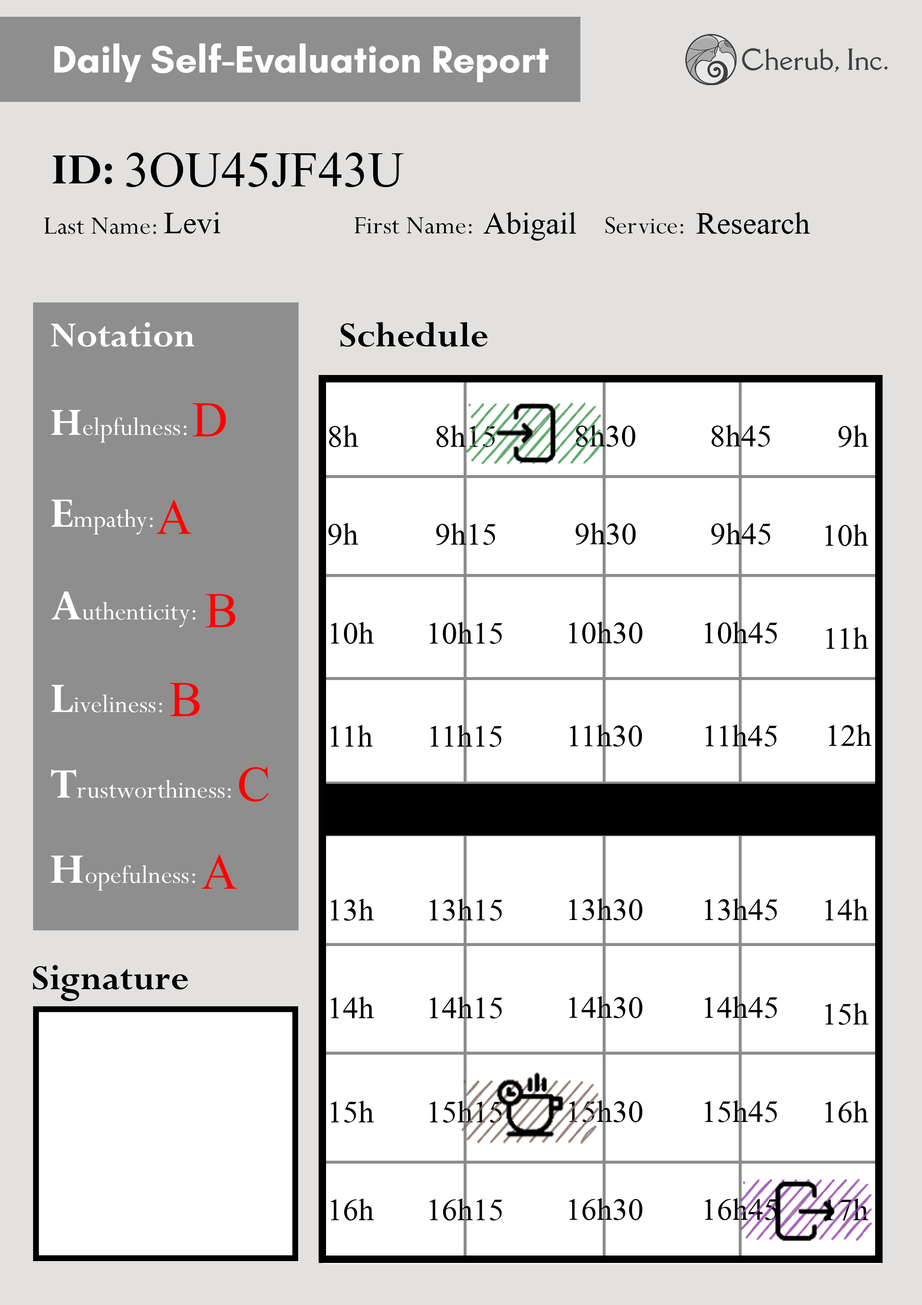
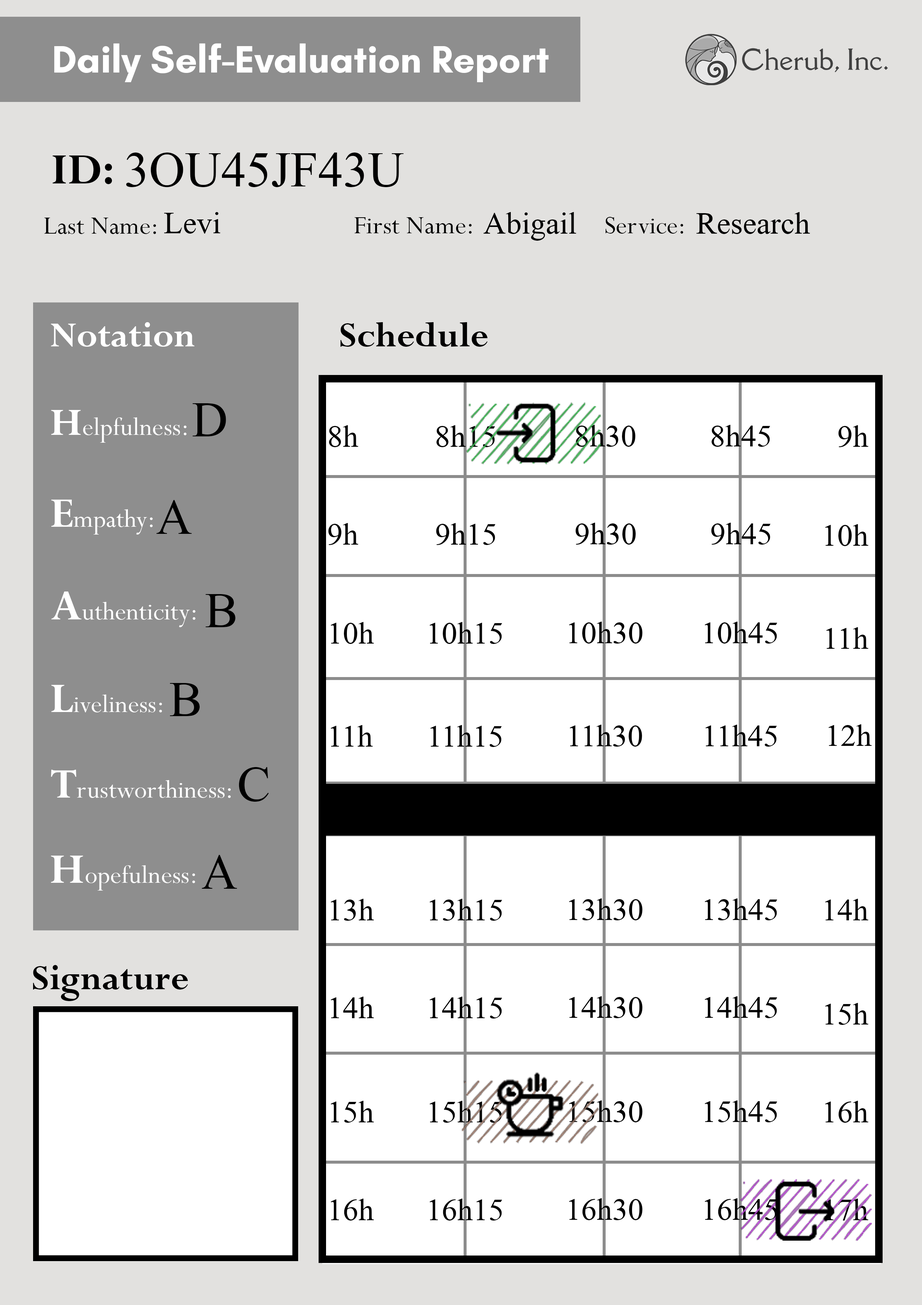
Layer changes from the first 922 x 1305 image to the second:
painted on "A" (1st of 2, in "Abbie") over (201, 854, 238, 889)
painted on "C" over (238, 766, 269, 802)
painted on "B" (1st of 2, in "Abbie") over (169, 682, 201, 716)
painted on "B" (2nd of 2, in "Abbie") over (205, 593, 236, 628)
painted on "A" (2nd of 2, in "Abbie") over (156, 499, 192, 534)
painted on "D" over (192, 403, 227, 437)
